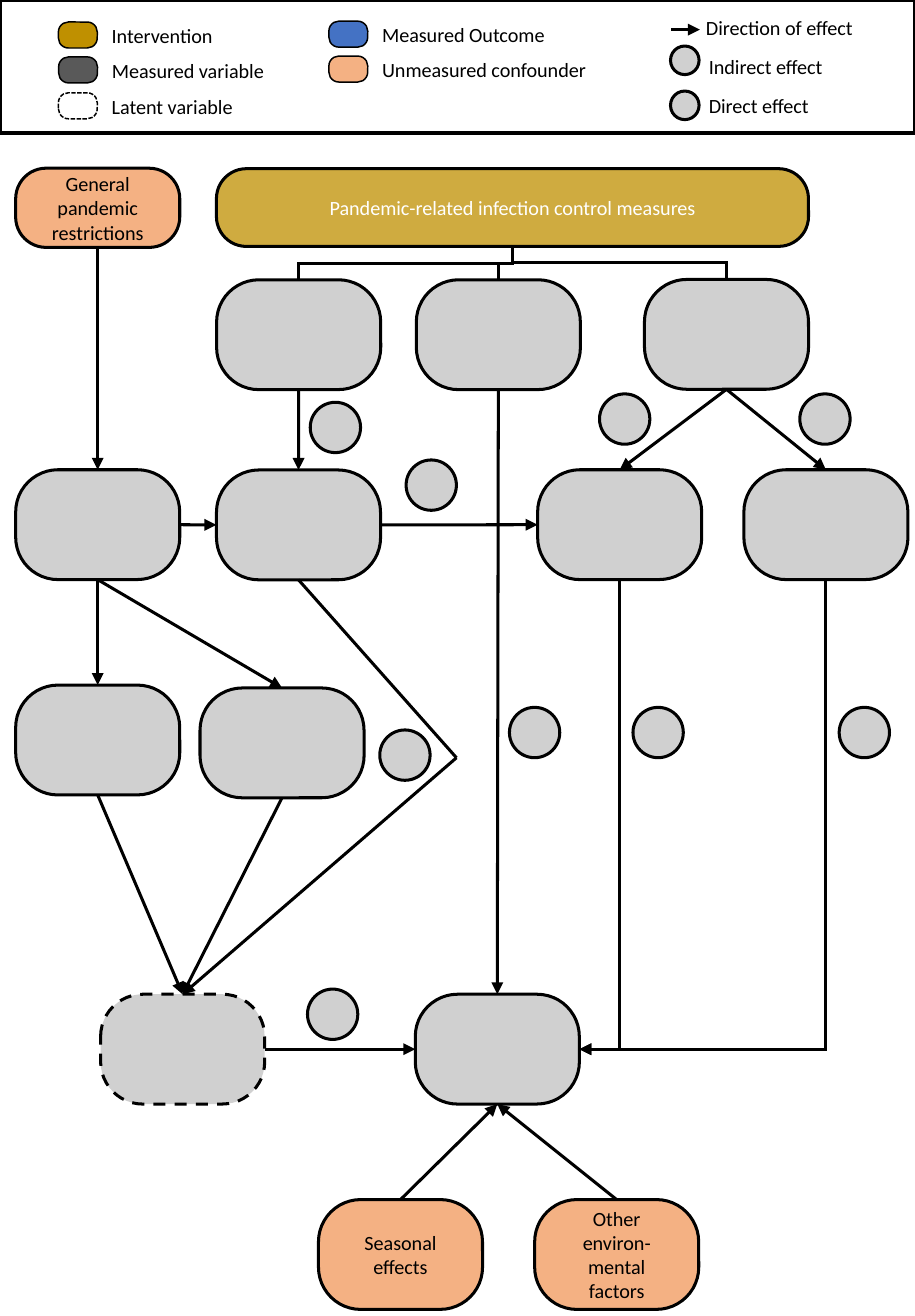
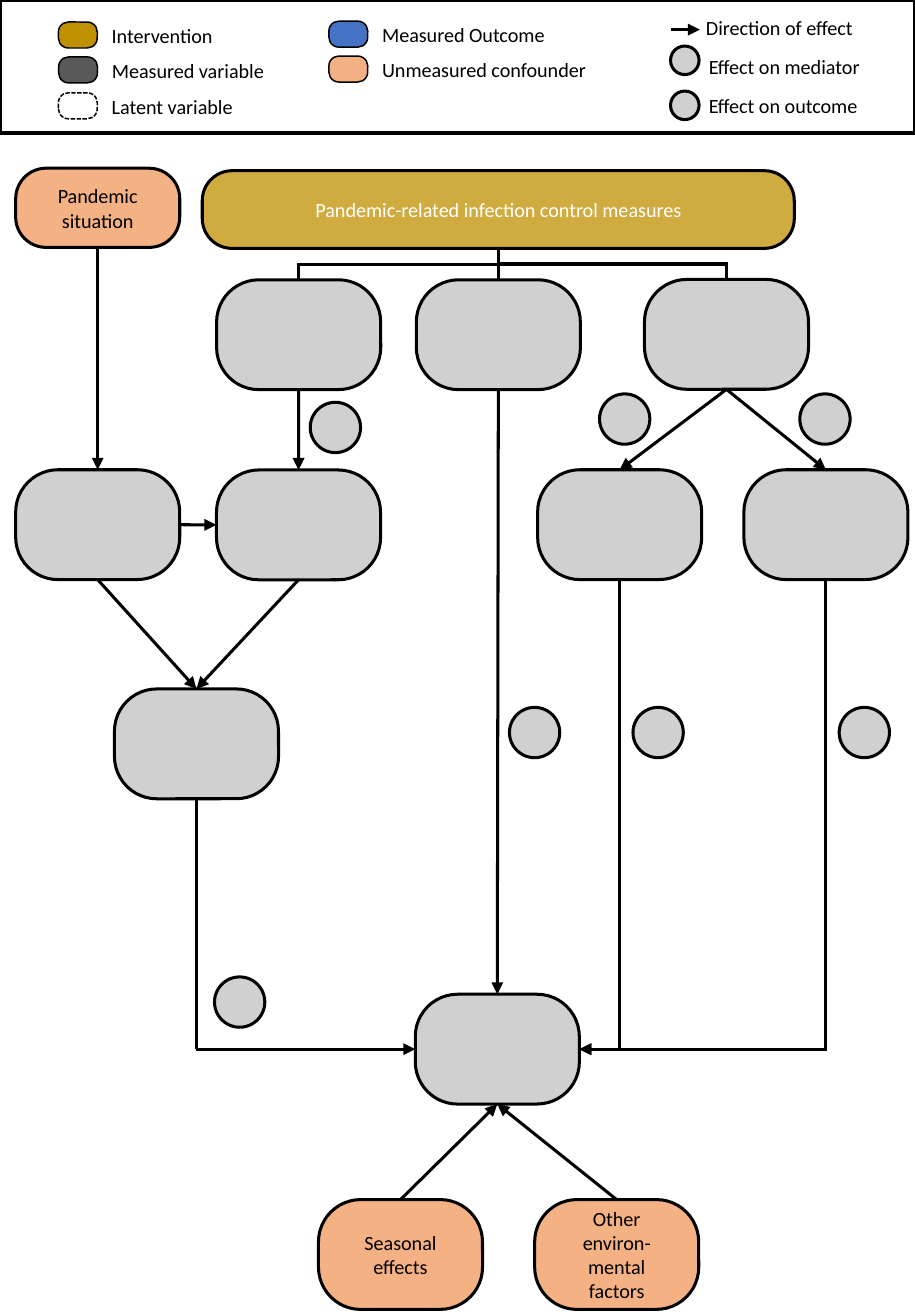
Before and after one commit to nbanho/clinic-transmission-pandemic-comparison, a slide deck: slide 1 of doc/SAP/dag.pptx. Drawn at 915x1316 pixels with LibreOffice and Linux fonts; fonts in the diff are those of the drawing; grey boxes stand for pictures. Boxes give left, top, right and bottom in pixels: in the first picture for what was removed or moved away, otherwise in the second. Text is boxed around its words. In the diff, an @@ line names an element or a change of style, - is before the commit and + after.

```diff
--- a/doc/SAP/dag.pptx
+++ b/doc/SAP/dag.pptx
@@ text at [709, 60, 860, 74]: text changed @@
-Indirect effect
+Effect on mediator
@@ text at [709, 99, 858, 113]: text changed @@
-Direct effect
+Effect on outcome
@@ rounded rectangle "Pandemic-related infection control measures": place and size @@
-rounded rectangle "Pandemic-related infection control measures" at [216, 168, 809, 247]
+rounded rectangle "Pandemic-related infection control measures" at [202, 170, 794, 248]
@@ text in rounded rectangle at [58, 189, 138, 228]: text changed @@
-General pandemic restrictions
+Pandemic situation
@@ elbow line moved from (513, 247) - (299, 280) to (498, 248) - (299, 280) @@
@@ elbow line moved from (513, 247) - (726, 279) to (498, 248) - (726, 279) @@
@@ elbow line moved from (513, 247) - (498, 280) to (498, 248) - (498, 280) @@
@@ picture removed at [407, 460, 458, 511] @@
@@ arrow removed from (381, 524) to (537, 524) @@
@@ arrow moved from (97, 580) - (97, 684) to (97, 580) - (196, 688) @@
@@ arrow removed from (97, 580) to (282, 687) @@
@@ arrow moved from (282, 797) - (183, 993) to (298, 580) - (196, 688) @@
@@ line removed from (298, 580) to (456, 757) @@
@@ picture: place and size @@
-picture at [16, 684, 180, 794]
+picture at [115, 688, 279, 799]
@@ picture removed at [200, 687, 365, 797] @@
@@ picture removed at [379, 729, 430, 780] @@
@@ arrow removed from (456, 757) to (183, 993) @@
@@ arrow moved from (97, 794) - (183, 993) to (196, 799) - (196, 1049) @@
@@ arrow (196, 799) - (196, 1049): arrow to line @@
@@ picture added at [215, 976, 266, 1027] @@
@@ picture removed at [308, 989, 359, 1040] @@
@@ picture removed at [100, 993, 264, 1104] @@
@@ arrow moved from (264, 1049) - (415, 1049) to (196, 1049) - (415, 1049) @@
```
Also in this commit, not shown: 14 other files.
